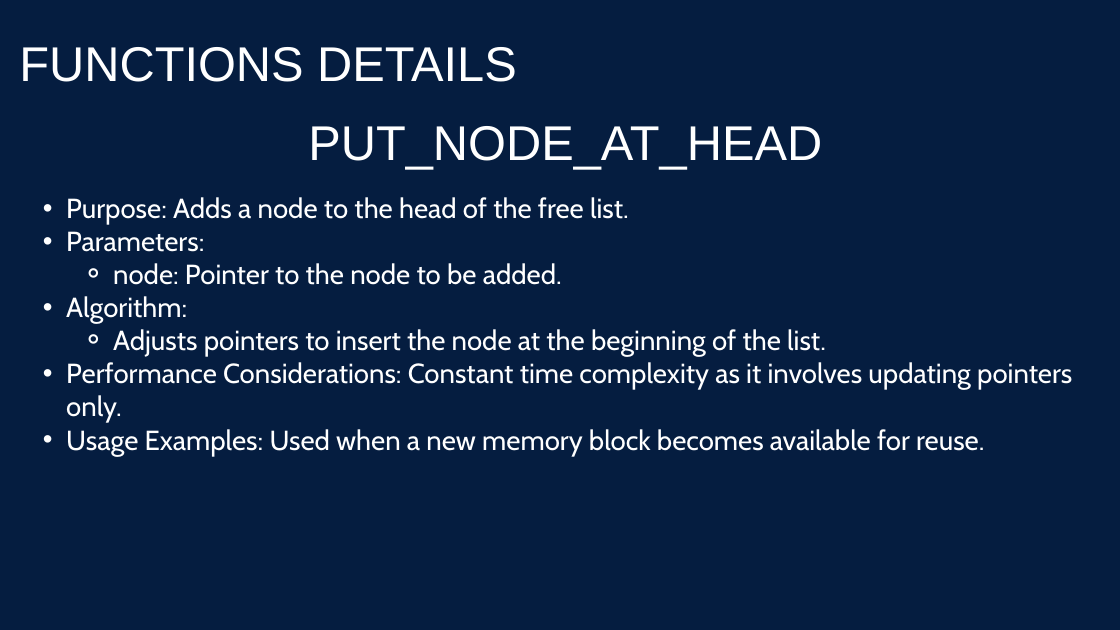
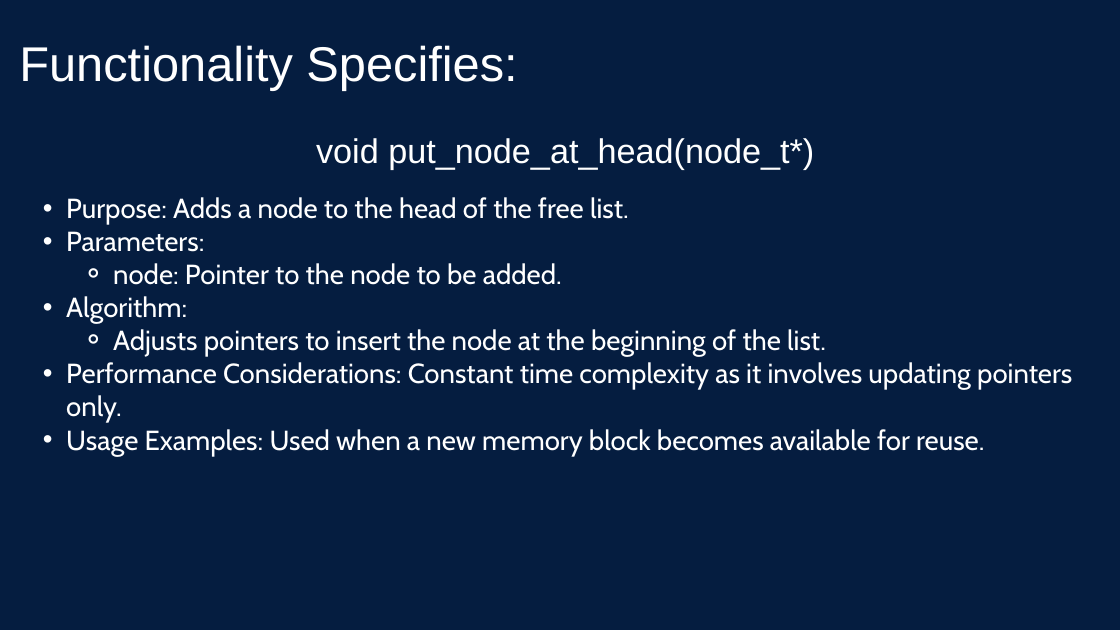
Before and after one commit to m7meda7medd/STM_SystemProgramming_Linux_Tasks, a slide deck: slide 23 of HeapMemoryManager/Presentation/HMM_Presentation.pptx. Drawn at 1120x630 pixels with LibreOffice and Linux fonts; fonts in the diff are those of the drawing. Boxes give left, top, right and bottom in pixels: in the first picture for what was removed or moved away, otherwise in the second. Text is boxed around its words. In the diff, an @@ line names an element or a change of style, - is before the commit and + after.

```diff
--- a/HeapMemoryManager/Presentation/HMM_Presentation.pptx
+++ b/HeapMemoryManager/Presentation/HMM_Presentation.pptx
@@ text at (19, 45, 517, 91): text changed @@
-FUNCTIONS DETAILS
+Functionality Specifies:
@@ text at (316, 138, 814, 169): text changed; size 62.7 to 44 pt @@
-PUT_NODE_AT_HEAD
+void put_node_at_head(node_t*)
```
Also in this commit, not shown: 23 other slides changed, 14 slides added, 14 slides removed.
